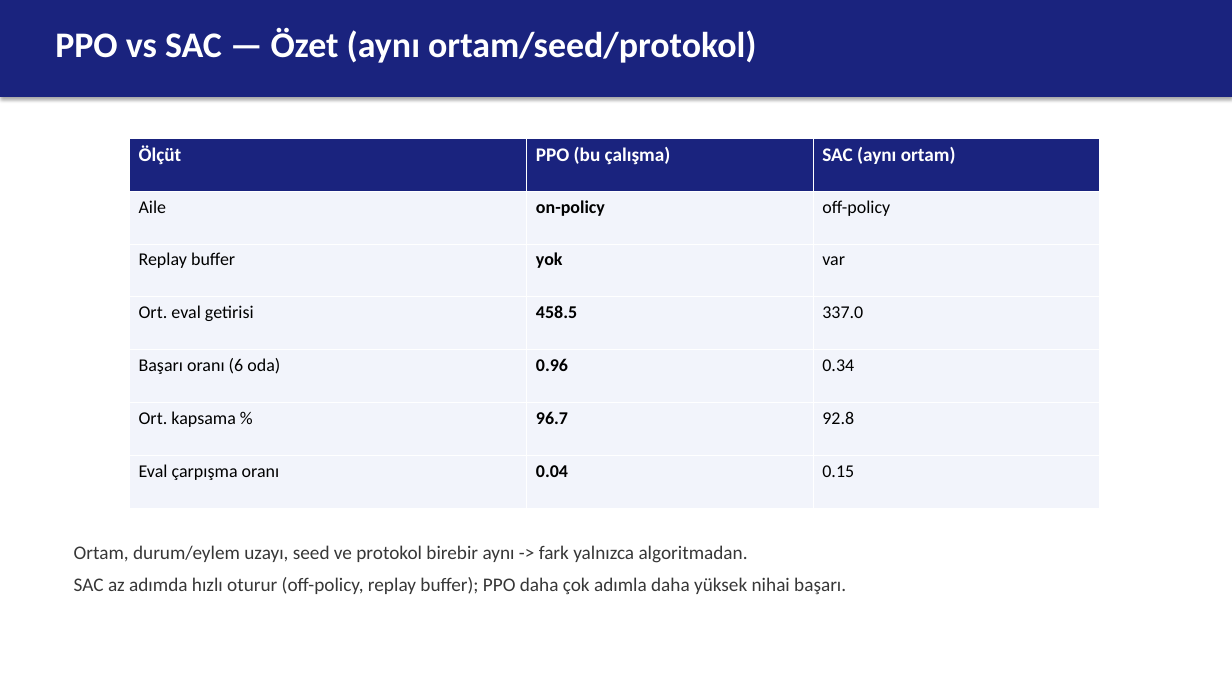
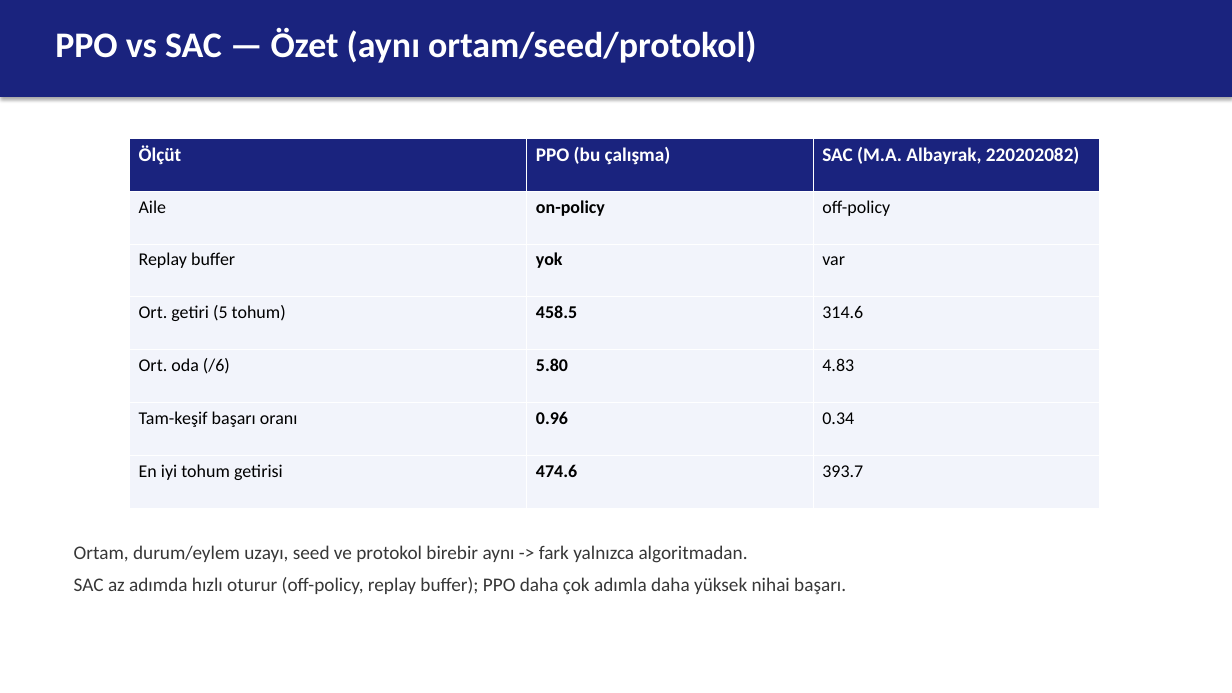
Before and after one commit to berkeryigit/rl_drone_pathfinding, a slide deck: slide 25 of deliverables/sunum/220202046_sunum.pptx. Drawn at 1232x693 pixels with LibreOffice and Linux fonts; fonts in the diff are those of the drawing. Boxes give left, top, right and bottom in pixels: in the first picture for what was removed or moved away, otherwise in the second. Text is boxed around its words. In the diff, an @@ line names an element or a change of style, - is before the commit and + after.

```diff
--- a/deliverables/sunum/220202046_sunum.pptx
+++ b/deliverables/sunum/220202046_sunum.pptx
@@ table at <box>129,139,1100,508</box> @@
-row 1, column 3: SAC (aynı ortam)
+row 1, column 3: SAC (M.A. Albayrak, 220202082)
-row 4, column 1: Ort. eval getirisi
+row 4, column 1: Ort. getiri (5 tohum)
-row 4, column 3: 337.0
+row 4, column 3: 314.6
-row 5: Başarı oranı (6 oda) | 0.96 | 0.34
+row 5: Ort. oda (/6) | 5.80 | 4.83
-row 6: Ort. kapsama % | 96.7 | 92.8
+row 6: Tam-keşif başarı oranı | 0.96 | 0.34
-row 7: Eval çarpışma oranı | 0.04 | 0.15
+row 7: En iyi tohum getirisi | 474.6 | 393.7
```
Also in this commit, not shown: 1 other slide changed, 6 slides added, 5 slides removed, 37 other files.
